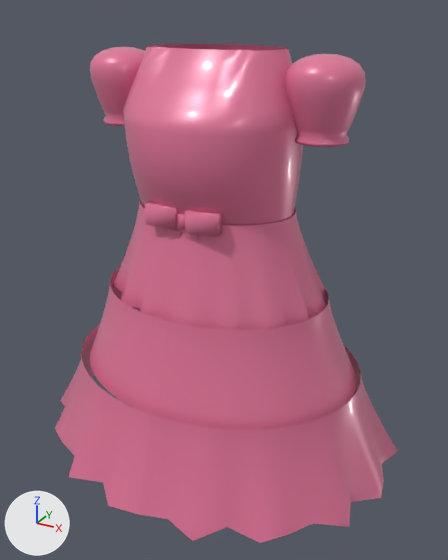
An edit to the glTF model frontend/public/models/garments/dress_floral_puff.glb, drawn before and after from the same camera.
Before and after are seen from a 50 mm camera at (0.603, -1.086, 1.517) aimed at (0.022, -0.03, 0.989). Arrows for +X, +Y and +Z are at lower left; the lights stay in place. The first picture is the older version. Vertices at exactly the same position are counted once.

The first picture shows 'Dress_Floral_Puff_Mesh'.
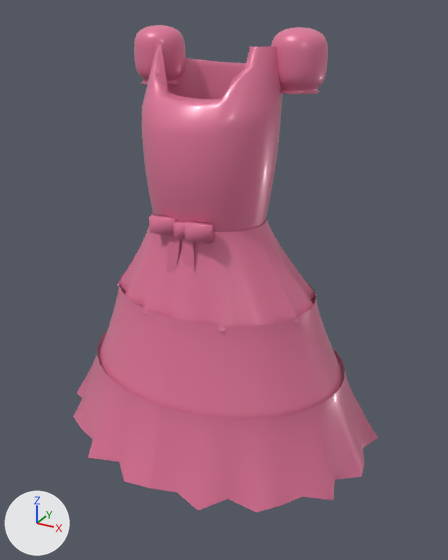
What differs and where, as boxes [x1, y1, x2, y2] in the pictures (448 x 560 px):
'Dress_Floral_Puff_Mesh', reshaped (11% narrower): before [55, 44, 398, 543]; after [73, 25, 378, 512]
part 1 of me_mesh_0, added: after [173, 221, 185, 239]
part 2 of me_mesh_0, added (pink): after [185, 221, 214, 244]
part 3 of me_mesh_0, added (pink): after [149, 214, 176, 237]
part 4 of me_mesh_0, rebuilt (22% narrower): before [123, 44, 303, 225]; after [142, 43, 283, 232]
part 5 of me_mesh_0, rebuilt (7% narrower, 9% shorter): before [113, 199, 328, 330]; after [117, 213, 317, 332]
part 6 of me_mesh_0, rebuilt (9% narrower, 10% shorter): before [90, 268, 357, 430]; after [100, 273, 342, 419]
part 7 of me_mesh_0, rebuilt (11% narrower, 17% shorter): before [55, 324, 398, 543]; after [73, 331, 378, 512]
part 8 of me_mesh_0, added (pink): after [271, 27, 328, 94]
part 9 of me_mesh_0, added (pink): after [134, 25, 186, 85]
part 10 of me_mesh_0, added: after [182, 239, 195, 274]
part 11 of me_mesh_0, added: after [166, 236, 180, 274]
part 12 of me_mesh_0, deleted (pink): before [145, 202, 177, 230]
part 13 of me_mesh_0, deleted: before [176, 213, 185, 230]
part 14 of me_mesh_0, deleted (pink): before [185, 210, 222, 238]
part 15 of me_mesh_0, deleted (pink): before [285, 54, 366, 147]
part 16 of me_mesh_0, deleted (pink): before [90, 47, 145, 126]
part 17 of me_mesh_0, deleted (mostly hidden): before [168, 229, 199, 245]

The change, as a diff of the scene's bpy script:
```diff
--- a/frontend/public/models/garments/dress_floral_puff.glb.py
+++ b/frontend/public/models/garments/dress_floral_puff.glb.py
@@ me_mesh_0 @@
 # used by ob_dress_floral_puff_mesh; location = (0.0, 0.0, 0.0)
-me_mesh_0.from_pydata(...)  # 2579 vertices, 4692 faces; spans x -0.409..0.409, y -0.355..0.325, z 0.6..1.45
+me_mesh_0.from_pydata(...)  # 3269 vertices, 6036 faces; spans x -0.363..0.363, y -0.309..0.279, z 0.63..1.485
+# me_mesh_0 part 1: a new loose piece, a box spanning x -0.013..0.013, y -0.164..-0.146, z 1.121..1.149, in mat_dress_floral_puff_material (pink #e5779c)
+# me_mesh_0 part 2: a new loose piece, a box spanning x 0.014..0.066, y -0.166..-0.148, z 1.122..1.154, in mat_dress_floral_puff_material (pink #e5779c)
+# me_mesh_0 part 3: a new loose piece, a box spanning x -0.066..-0.014, y -0.166..-0.148, z 1.122..1.154, in mat_dress_floral_puff_material (pink #e5779c)
+# me_mesh_0 part 4: the loose piece of 612 vertices spanning x -0.18..0.18, y -0.186..0.106, z 1.15..1.45 is rebuilt with 840 vertices and now spans x -0.137..0.137, y -0.166..0.08, z 1.135..1.455
+# me_mesh_0 part 5: the loose piece of 451 vertices spanning x -0.24..0.24, y -0.201..0.171, z 0.95..1.15 is rebuilt with 533 vertices and now spans x -0.219..0.219, y -0.2..0.14, z 0.96..1.135
+# me_mesh_0 part 6: the loose piece of 451 vertices spanning x -0.315..0.315, y -0.265..0.235, z 0.78..0.97 is rebuilt with 533 vertices and now spans x -0.285..0.285, y -0.247..0.203, z 0.79..0.97
+# me_mesh_0 part 7: the loose piece of 451 vertices spanning x -0.409..0.409, y -0.355..0.325, z 0.6..0.8 is rebuilt with 533 vertices and now spans x -0.363..0.363, y -0.309..0.279, z 0.63..0.8
+# me_mesh_0 part 8: a new loose piece of 385 vertices spanning x 0.098..0.202, y -0.034..0.064, z 1.375..1.485, in mat_dress_floral_puff_material (pink #e5779c)
+# me_mesh_0 part 9: a new loose piece of 385 vertices spanning x -0.202..-0.098, y -0.034..0.064, z 1.375..1.485, in mat_dress_floral_puff_material (pink #e5779c)
+# me_mesh_0 part 10: a new loose piece of 18 vertices spanning x 0.002..0.042, y -0.173..-0.158, z 0.94..1.12, in mat_dress_floral_puff_material (pink #e5779c)
+# me_mesh_0 part 11: a new loose piece of 18 vertices spanning x -0.042..-0.002, y -0.173..-0.158, z 0.94..1.12, in mat_dress_floral_puff_material (pink #e5779c)
+# me_mesh_0 part 12: the loose piece of 8 vertices spanning x -0.078..-0.013, y -0.162..-0.138, z 1.135..1.175 is deleted
+# me_mesh_0 part 13: the loose piece of 8 vertices spanning x -0.012..0.012, y -0.156..-0.134, z 1.136..1.164 is deleted
+# me_mesh_0 part 14: the loose piece of 8 vertices spanning x 0.013..0.078, y -0.162..-0.138, z 1.135..1.175 is deleted
+# me_mesh_0 part 15: 281 vertices removed from x 0.146..0.284, y -0.089..0.049, z 1.295..1.445
+# me_mesh_0 part 16: 281 vertices removed from x -0.284..-0.146, y -0.089..0.049, z 1.295..1.445
+# me_mesh_0 part 17: 28 vertices removed from x -0.05..0.054, y -0.153..-0.138, z 0.95..1.13
 me_mesh_0.materials.append(mat_dress_floral_puff_material)
```
